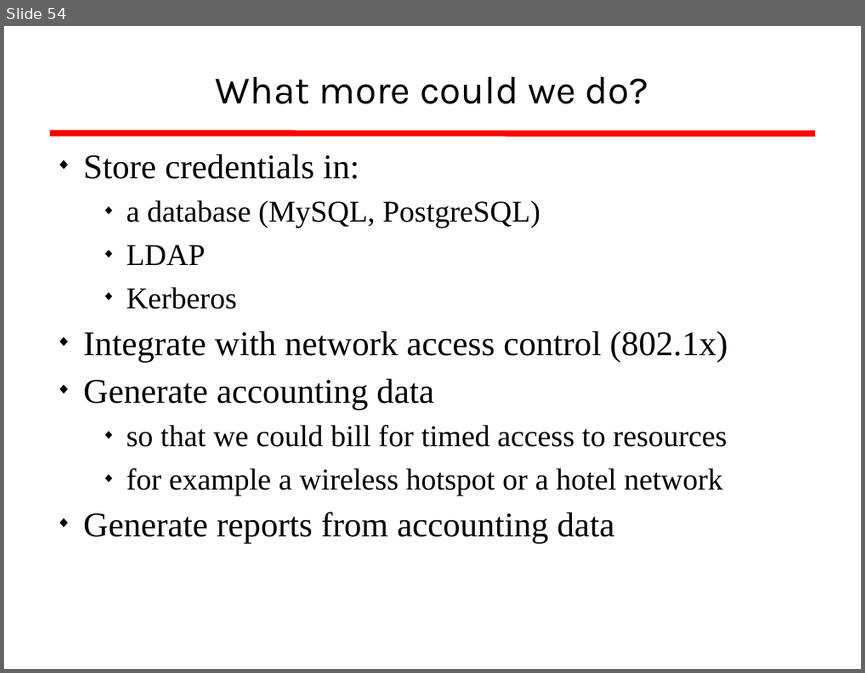
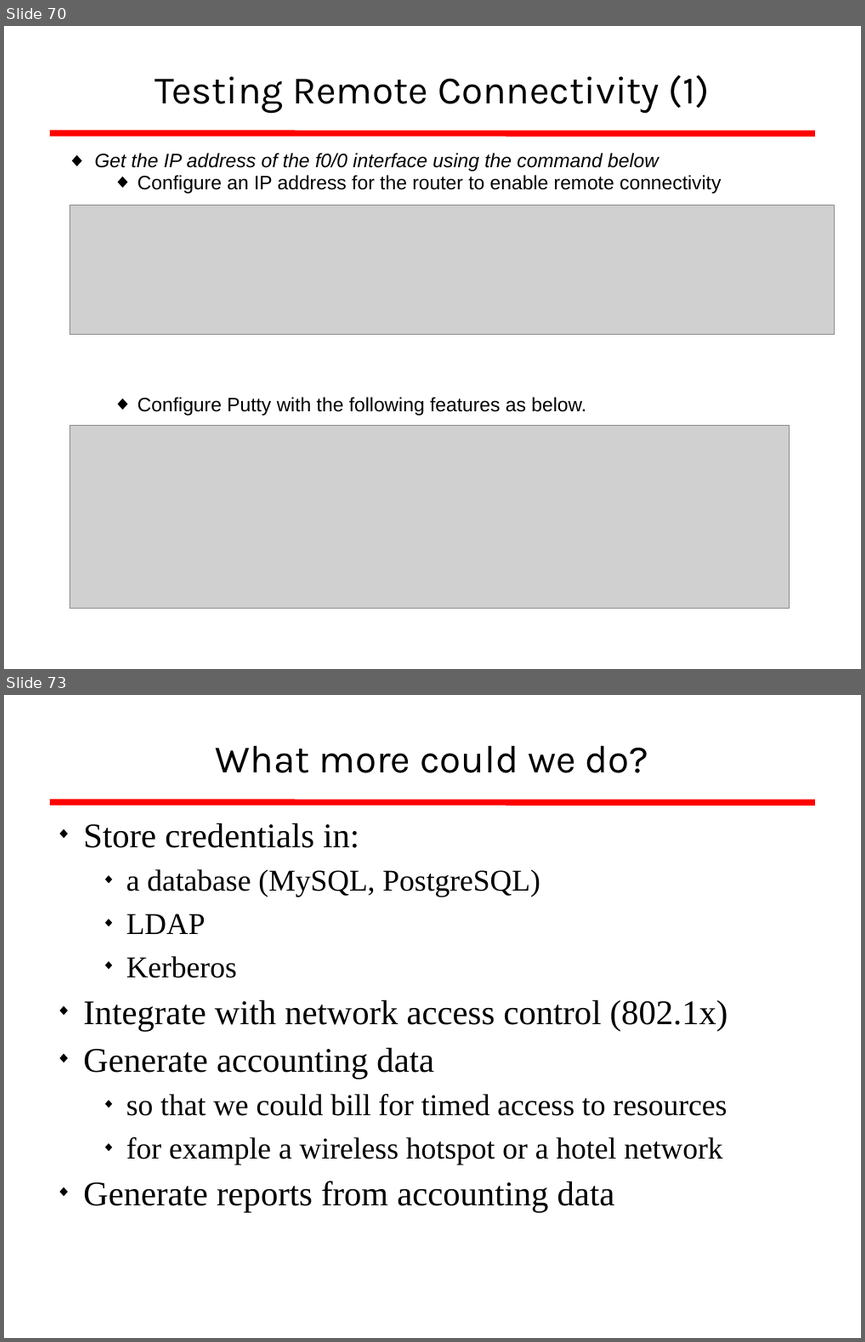
Before and after one commit to afnog/afnog.github.io, a slide deck: sse/radius/radius_presentation.ppt. Shown one above the other, each under a label of ours: slide 54 before the commit, slides 70 and 73 after it; the slides between them are not shown. The pictures are 865x673 and 865x1342 pixels, drawn with LibreOffice and Linux fonts; fonts in the diff are those of the drawing; grey boxes stand for pictures; background and template pictures are left out. Boxes give left, top, right and bottom in pixels: in the first picture for what was removed or moved away, otherwise in the second. Text is boxed around its words. In the diff, an @@ line names an element or a change of style, - is before the commit and + after.

```diff
--- a/sse/radius/radius_presentation.ppt
+++ b/sse/radius/radius_presentation.ppt
@@ slide 70 added at (4,26,861,669), background #FFFFFF; not listed: 1 template element that a slide beside it also shows @@
@@ title added at (155,75,710,113), 36 pt, text #000000 @@
+Testing Remote Connectivity (1)
@@ text added at (95,153,721,193), 18 pt, text #000000 @@
+◆ Get the IP address of the f0/0 interface using the command below
+  ◆ Configure an IP address for the router to enable remote connectivity
@@ picture added at (70,204,834,335) @@
@@ text added at (137,397,586,415), 18 pt, text #000000 @@
+  ◆ Configure Putty with the following features as below.
@@ picture added at (70,425,789,607) @@
@@ what was slide 54 is now slide 73 @@
```
Also in this commit, not shown: 5 slides changed, 34 other slides added, 16 slides removed.
